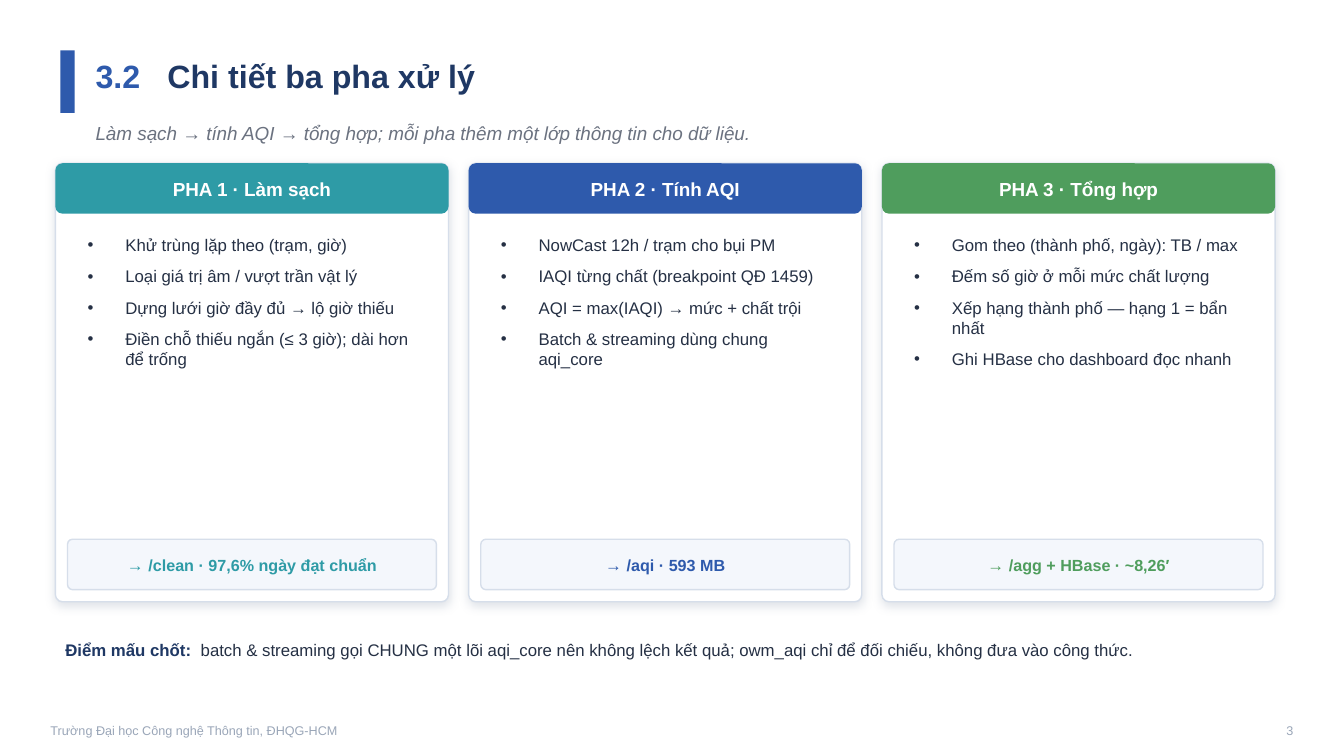
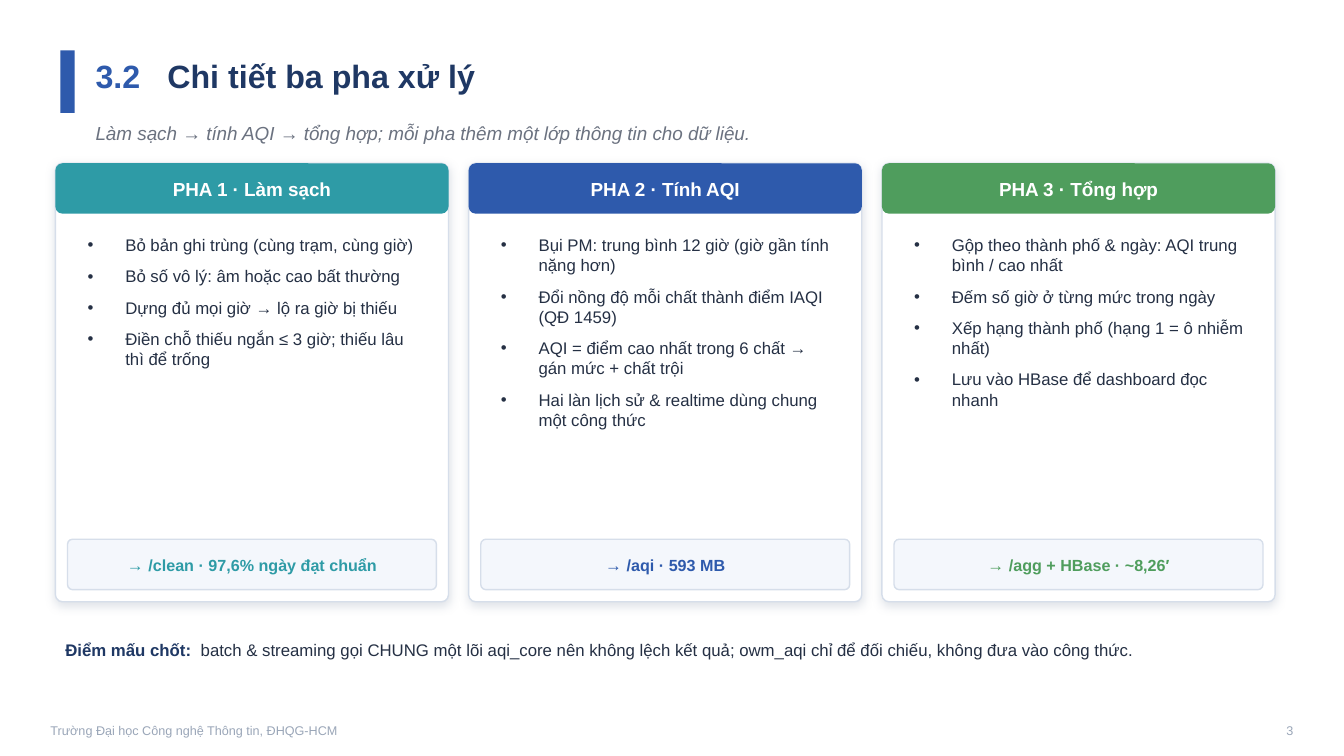
Before and after one commit to khuyn110400/big-data-aqi, a slide deck: slide 3 of docs/slides/Slide_Huyen_theo_mau.pptx. Drawn at 1344x756 pixels with LibreOffice and Linux fonts; fonts in the diff are those of the drawing. Boxes give left, top, right and bottom in pixels: in the first picture for what was removed or moved away, otherwise in the second. Text is boxed around its words. In the diff, an @@ line names an element or a change of style, - is before the commit and + after.

```diff
--- a/docs/slides/Slide_Huyen_theo_mau.pptx
+++ b/docs/slides/Slide_Huyen_theo_mau.pptx
@@ text at <box>125,238,413,369</box>: text changed @@
-• Khử trùng lặp theo (trạm, giờ)
-• Loại giá trị âm / vượt trần vật lý
-• Dựng lưới giờ đầy đủ → lộ giờ thiếu
-• Điền chỗ thiếu ngắn (≤ 3 giờ); dài hơn để trống
+• Bỏ bản ghi trùng (cùng trạm, cùng giờ)
+• Bỏ số vô lý: âm hoặc cao bất thường
+• Dựng đủ mọi giờ → lộ ra giờ bị thiếu
+• Điền chỗ thiếu ngắn ≤ 3 giờ; thiếu lâu thì để trống
@@ text at <box>539,238,829,430</box>: text changed @@
-• NowCast 12h / trạm cho bụi PM
-• IAQI từng chất (breakpoint QĐ 1459)
-• AQI = max(IAQI) → mức + chất trội
-• Batch & streaming dùng chung aqi_core
+• Bụi PM: trung bình 12 giờ (giờ gần tính nặng hơn)
+• Đổi nồng độ mỗi chất thành điểm IAQI (QĐ 1459)
+• AQI = điểm cao nhất trong 6 chất → gán mức + chất trội
+• Hai làn lịch sử & realtime dùng chung một công thức
@@ text at <box>952,238,1244,406</box>: text changed @@
-• Gom theo (thành phố, ngày): TB / max
-• Đếm số giờ ở mỗi mức chất lượng
-• Xếp hạng thành phố — hạng 1 = bẩn nhất
-• Ghi HBase cho dashboard đọc nhanh
+• Gộp theo thành phố & ngày: AQI trung bình / cao nhất
+• Đếm số giờ ở từng mức trong ngày
+• Xếp hạng thành phố (hạng 1 = ô nhiễm nhất)
+• Lưu vào HBase để dashboard đọc nhanh
```
